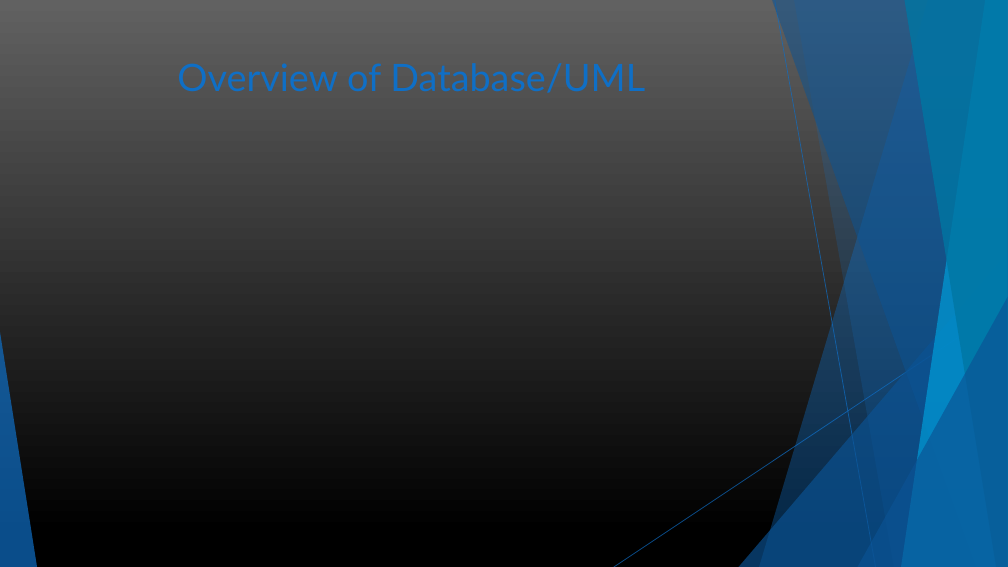
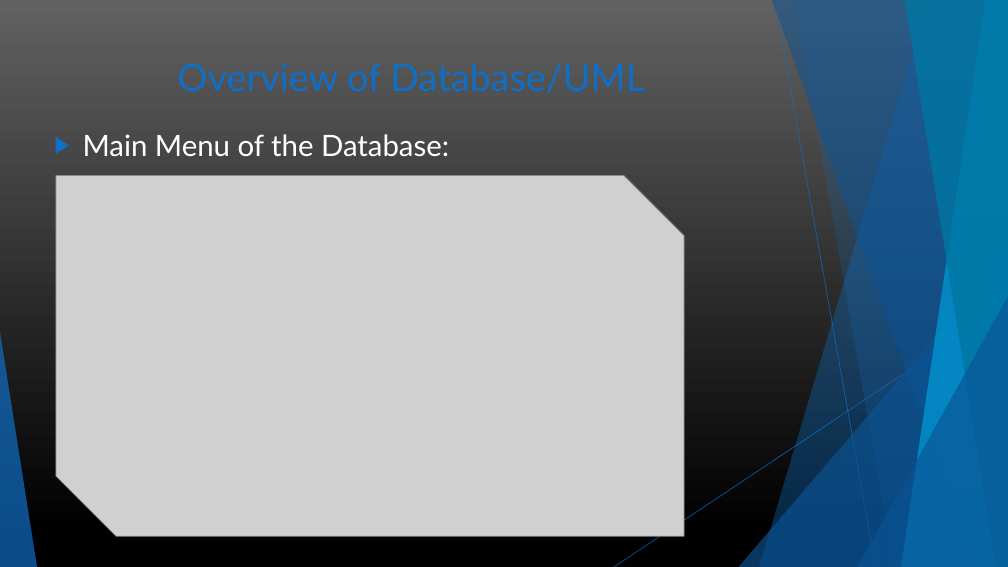
Before and after one commit to RemIgiYa/Project, a slide deck: slide 4 of MCTV Limited presentation.pptx. Drawn at 1008x567 pixels with LibreOffice and Linux fonts; fonts in the diff are those of the drawing; grey boxes stand for pictures. Boxes give left, top, right and bottom in pixels: in the first picture for what was removed or moved away, otherwise in the second. Text is boxed around its words. In the diff, an @@ line names an element or a change of style, - is before the commit and + after.

```diff
--- a/MCTV Limited presentation.pptx
+++ b/MCTV Limited presentation.pptx
@@ text added at box(83, 134, 449, 156), 28 pt, text #FFFFFF @@
+▶ Main Menu of the Database:
@@ picture added at box(56, 175, 684, 536) @@
```
Also in this commit, not shown: 1 other slide changed, 8 slides added, 1 slide removed.
